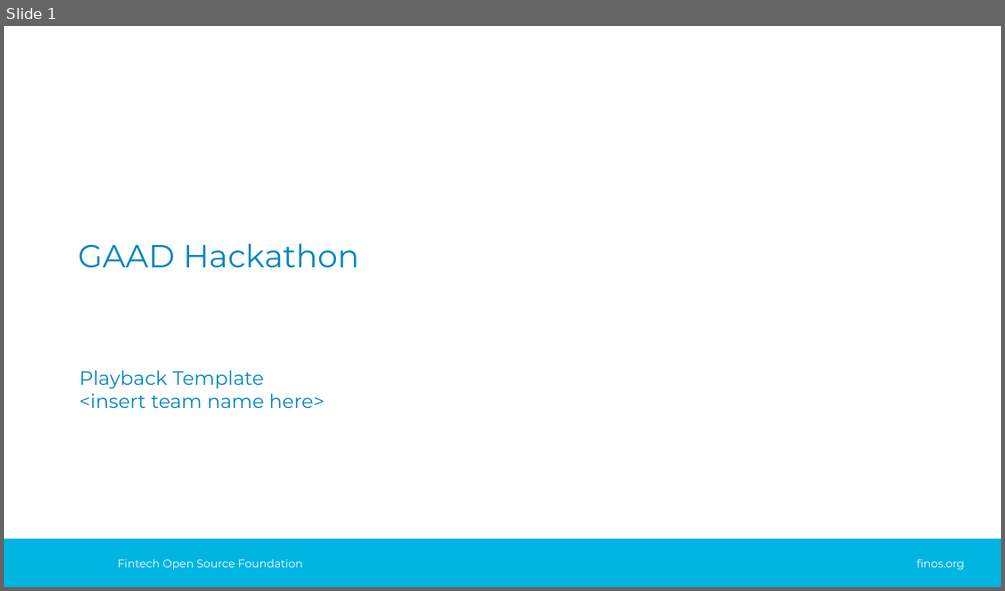
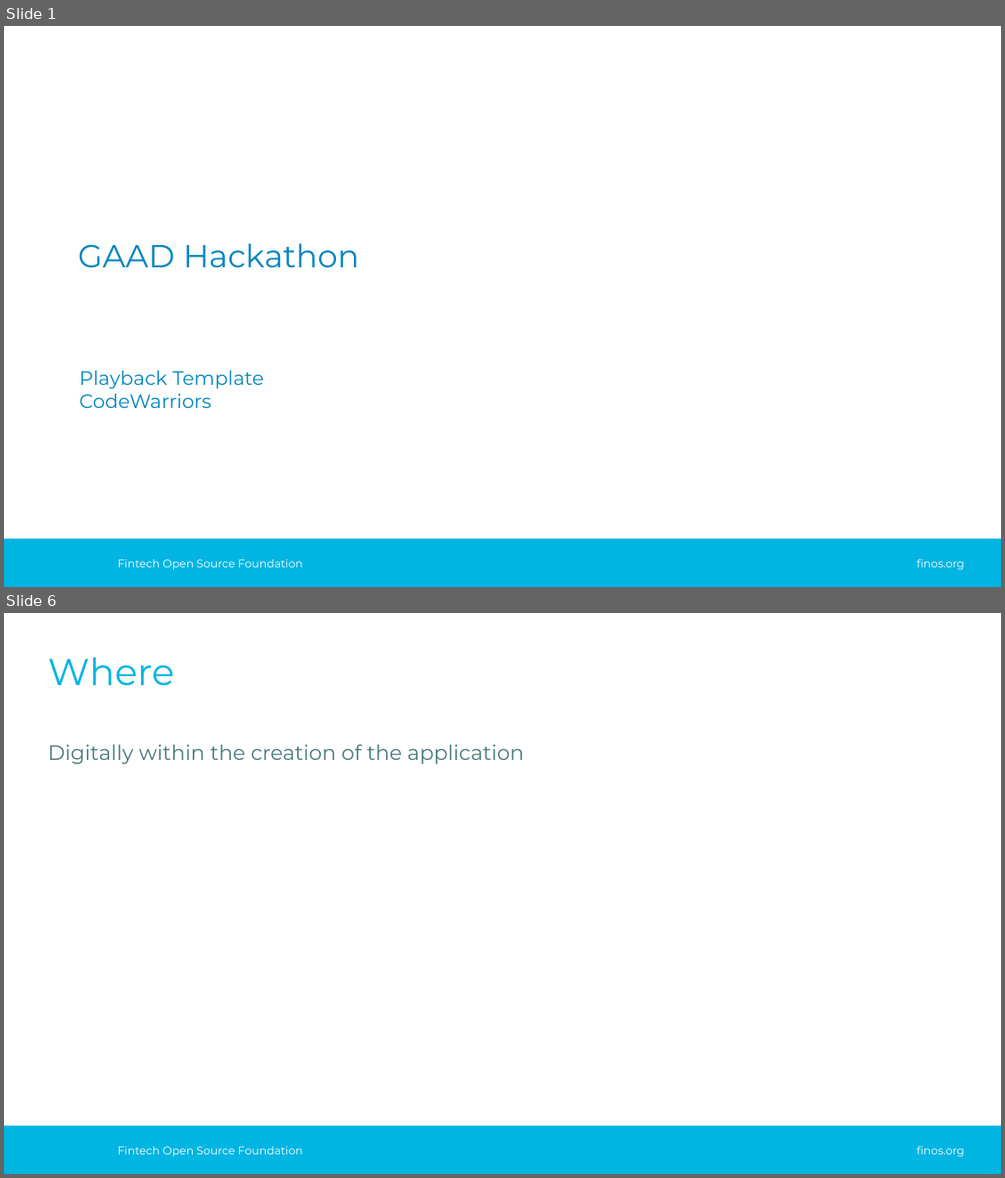
Before and after one commit to yaw-sid/CodeWarriors, a slide deck: hackproject/presentations/gaad-hackathon-playback-template.pptx. Shown one above the other, each under a label of ours: slide 1 before the commit, slides 1 and 6 after it; the slides between them are not shown. The pictures are 1005x591 and 1005x1178 pixels, drawn with LibreOffice and Linux fonts; fonts in the diff are those of the drawing; background and template pictures are left out. Boxes give left, top, right and bottom in pixels: in the first picture for what was removed or moved away, otherwise in the second. Text is boxed around its words. In the diff, an @@ line names an element or a change of style, - is before the commit and + after.

```diff
--- a/hackproject/presentations/gaad-hackathon-playback-template.pptx
+++ b/hackproject/presentations/gaad-hackathon-playback-template.pptx
@@ slide 6 added at box(4, 613, 1001, 1174), background #FFFFFF; not listed: 3 template elements that a slide beside it also shows @@
@@ title added at box(48, 657, 174, 686), 27 pt, text #00B5E2 @@
+Where
@@ text added at box(48, 744, 524, 764), 15 pt, text #487A7B @@
+Digitally within the creation of the application
@@ slide 1 changed as well @@
@@ subtitle at box(80, 393, 211, 408): text changed @@
-<insert team name here>
+CodeWarriors
```
Also in this commit, not shown: 7 other slides added, 8 slides removed.
